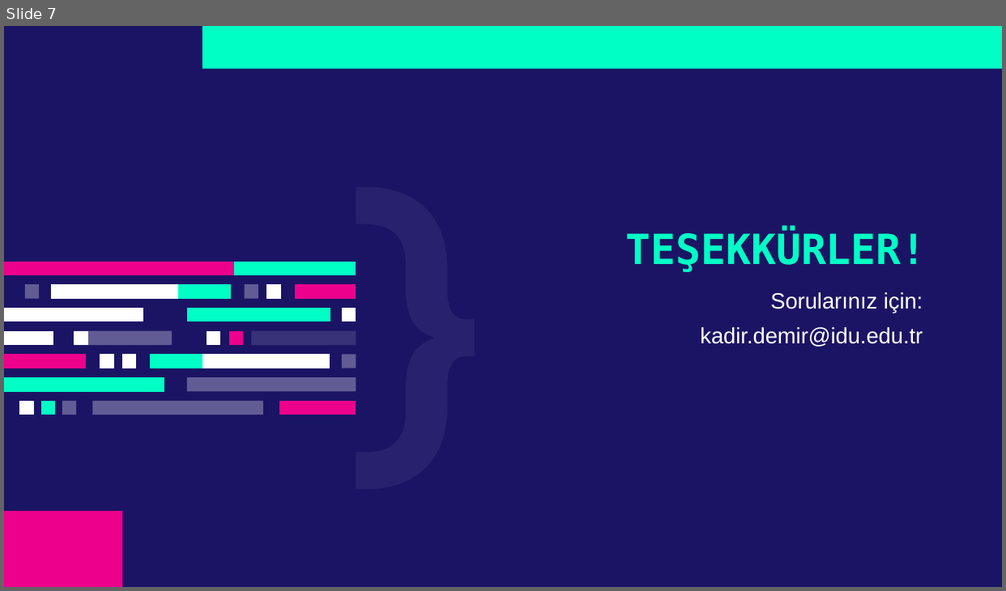
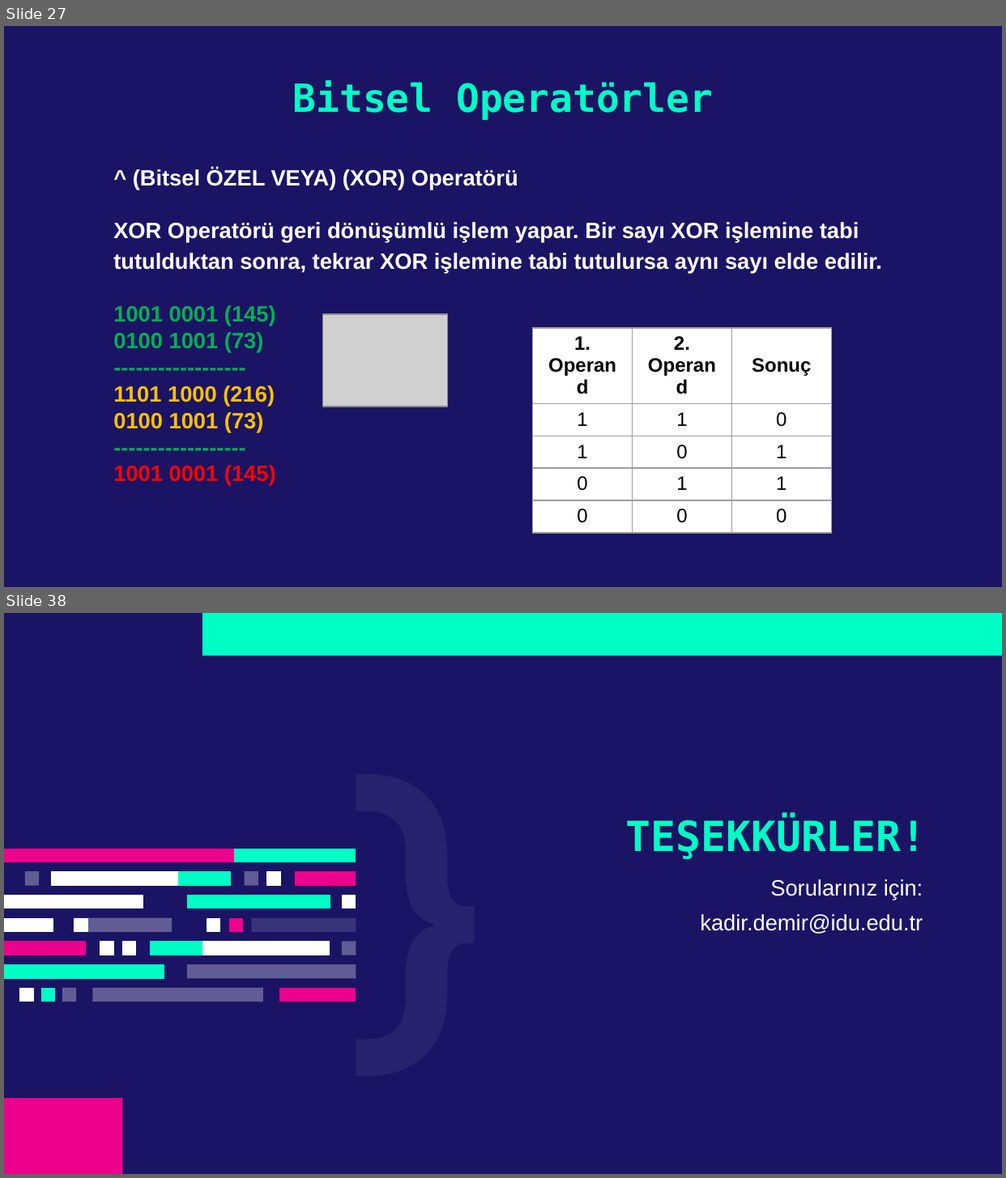
Before and after one commit to kadirdemir/C-Sharp-2022, a slide deck: Operatörler.pptx. Shown one above the other, each under a label of ours: slide 7 before the commit, slides 27 and 38 after it; the slides between them are not shown. The pictures are 1006x591 and 1006x1178 pixels, drawn with LibreOffice and Linux fonts; fonts in the diff are those of the drawing; grey boxes stand for pictures. Boxes give left, top, right and bottom in pixels: in the first picture for what was removed or moved away, otherwise in the second. Text is boxed around its words. In the diff, an @@ line names an element or a change of style, - is before the commit and + after.

Commit message:
Operatörler Sunumu güncellendi

```diff
--- a/Operatörler.pptx
+++ b/Operatörler.pptx
@@ slide 27 added at (4,26,1002,587), background #1B1464 @@
@@ title added at (293,80,713,120), 28 pt, text #00FFC5, bold @@
+Bitsel Operatörler
@@ text added at (113,169,882,486), 16 pt, text #FFFFFF, bold @@
+^ (Bitsel ÖZEL VEYA) (XOR) Operatörü
+XOR Operatörü geri dönüşümlü işlem yapar. Bir sayı XOR işlemine tabi tutulduktan sonra, tekrar XOR işlemine tabi tutulursa aynı sayı elde edilir.
+1001 0001 (145)
+0100 1001 (73)
+------------------
+1101 1000 (216)
+0100 1001 (73)
+------------------
+1001 0001 (145)
@@ picture added at (322,314,447,408) @@
@@ table added at (533,328,833,527), 5 rows, 3 columns @@
+1. Operand | 2. Operand | Sonuç
+1 | 1 | 0
+1 | 0 | 1
+0 | 1 | 1
+0 | 0 | 0
@@ what was slide 7 is now slide 38 @@
```
Also in this commit, not shown: 30 other slides added.
